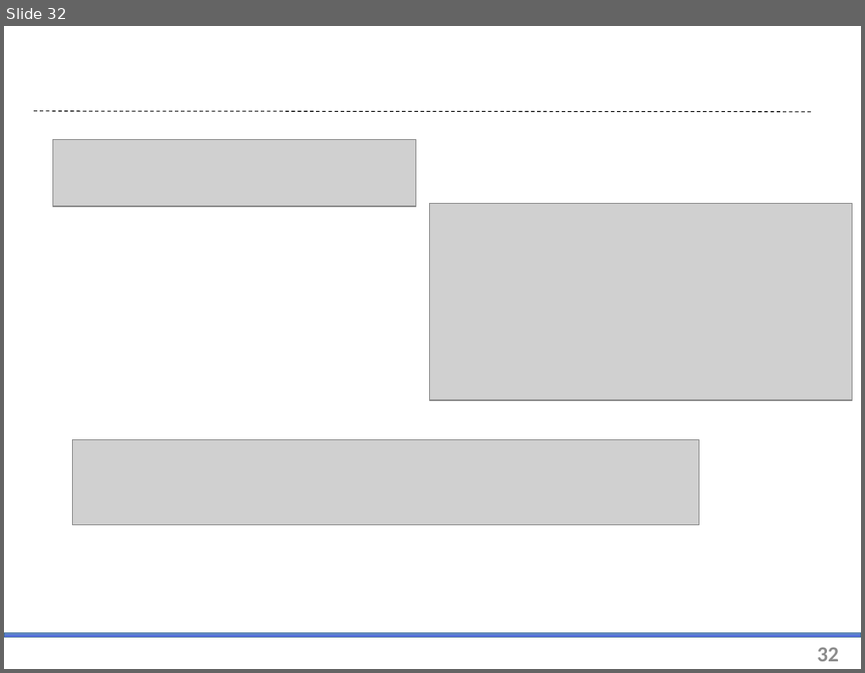
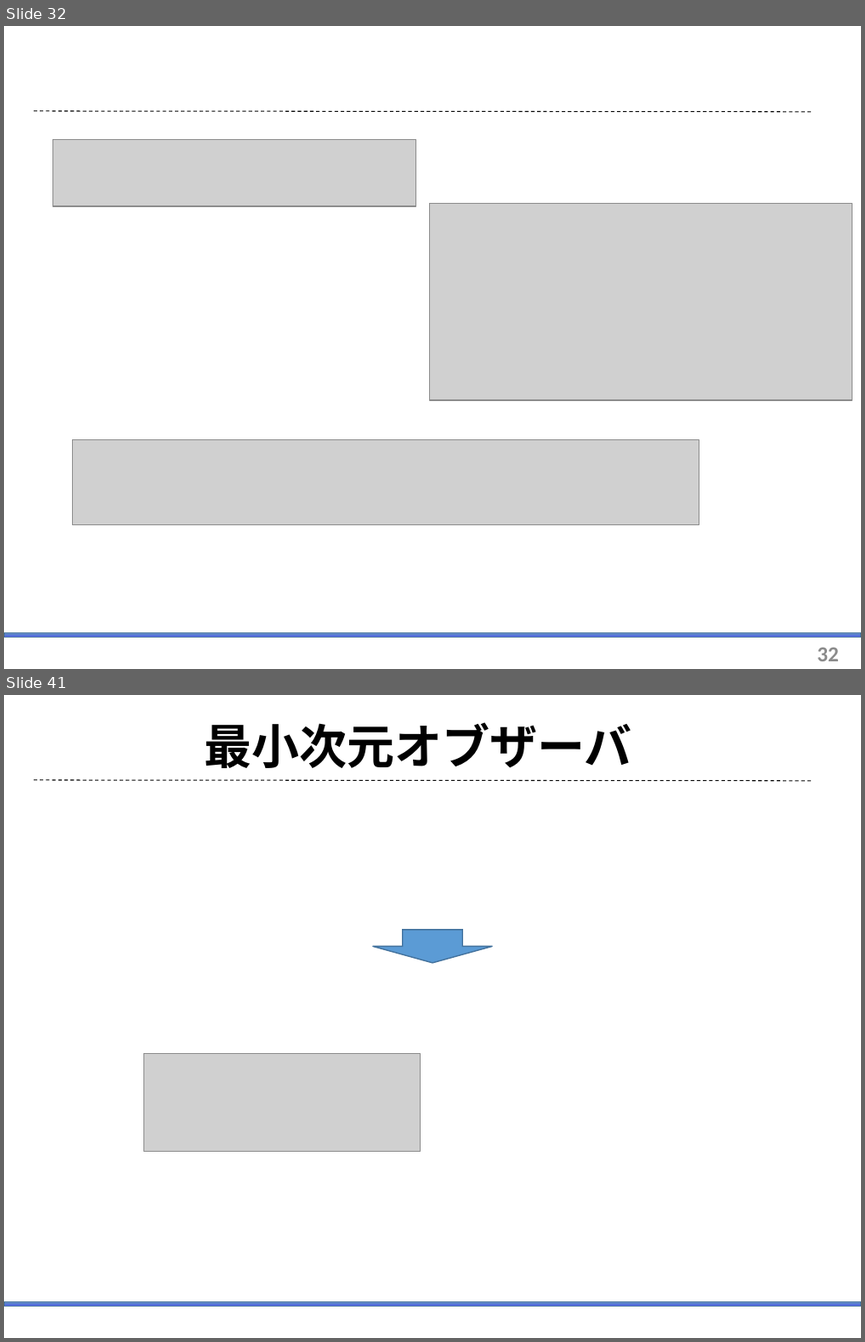
Before and after one commit to arabian9ts/Pendulum, a slide deck: presentation/pendulum_theory.pptx. Shown one above the other, each under a label of ours: slide 32 before the commit, slides 32 and 41 after it; the slides between them are not shown. The pictures are 865x673 and 865x1342 pixels, drawn with LibreOffice and Linux fonts; fonts in the diff are those of the drawing; grey boxes stand for pictures. Boxes give left, top, right and bottom in pixels: in the first picture for what was removed or moved away, otherwise in the second. Text is boxed around its words. In the diff, an @@ line names an element or a change of style, - is before the commit and + after.

```diff
--- a/presentation/pendulum_theory.pptx
+++ b/presentation/pendulum_theory.pptx
@@ slide 41 added at [4, 695, 861, 1338], background #FFFFFF; not listed: 2 template elements that a slide beside it also shows @@
@@ title added at [205, 722, 632, 768], 40 pt, text #000000, bold @@
+最小次元オブザーバ
@@ down arrow added at [372, 930, 493, 964], fill #5B9BD5, outline #43739E 1 pt @@
@@ picture added at [143, 1053, 420, 1151] @@
```
Also in this commit, not shown: 12 other slides added.
